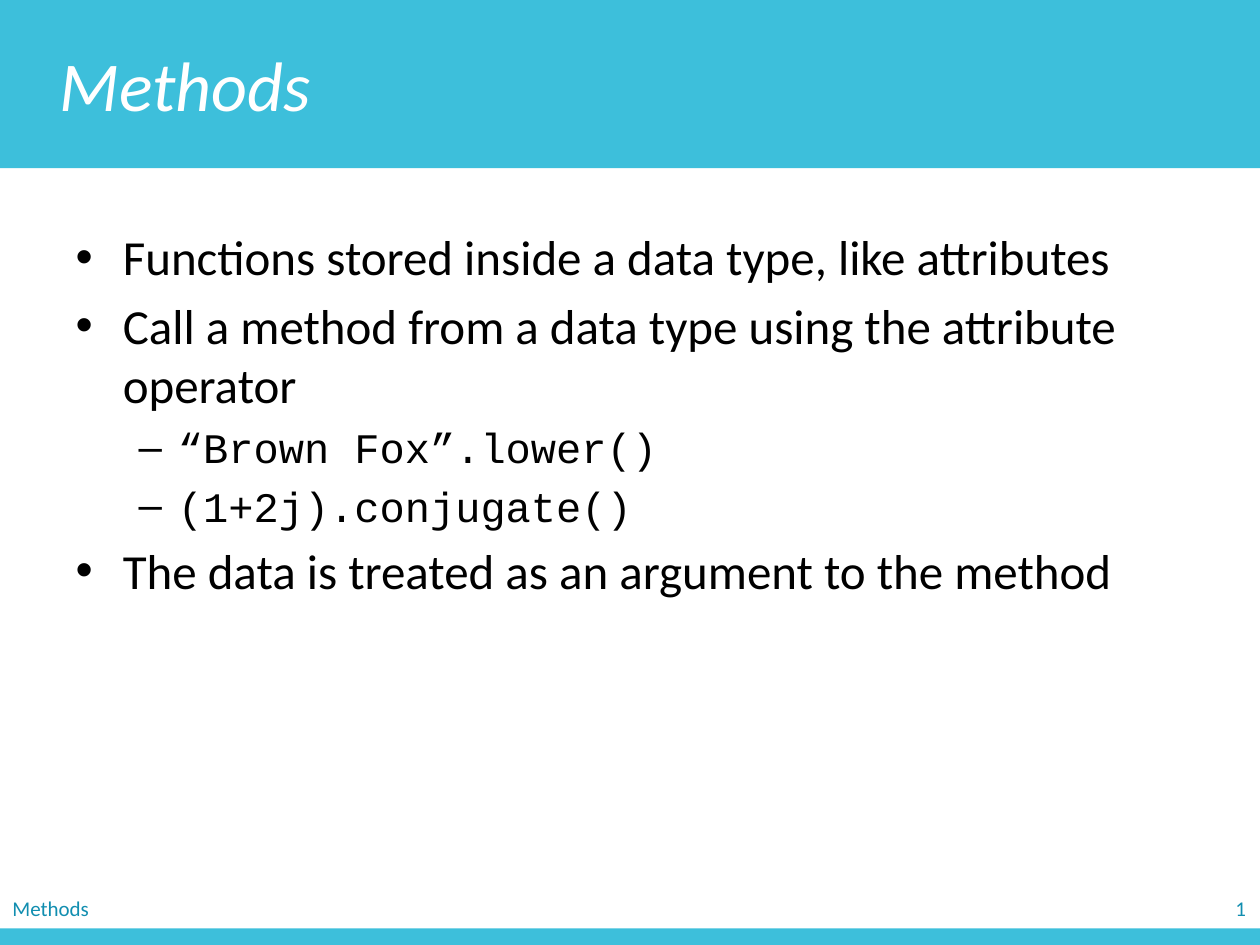
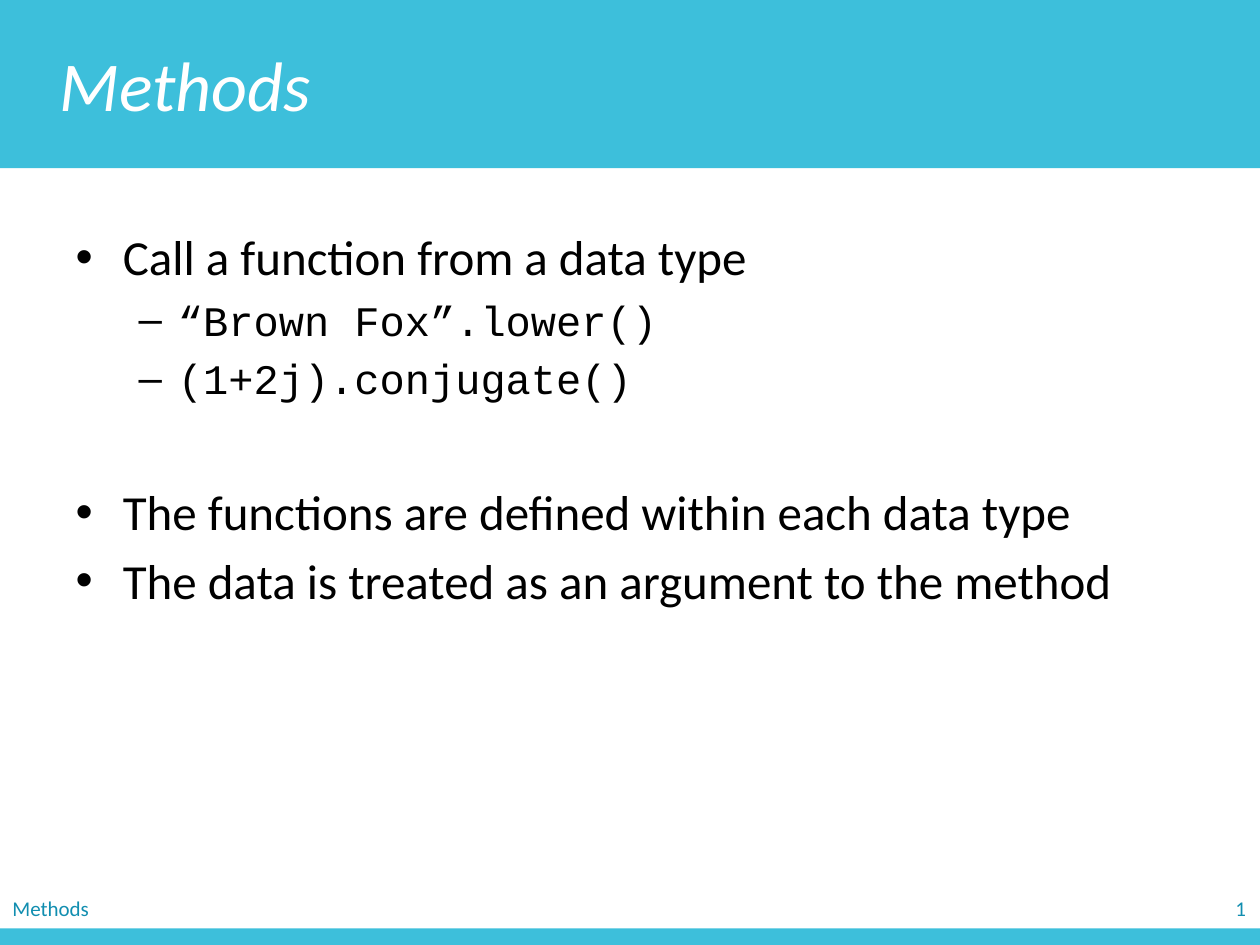
Before and after one commit to zichengliao/zuics101-fa17, a slide deck: slide 3 of lectures/lec06/lec06.pptx (slide 24 before the commit). Drawn at 1260x945 pixels with LibreOffice and Linux fonts; fonts in the diff are those of the drawing. Boxes give left, top, right and bottom in pixels: in the first picture for what was removed or moved away, otherwise in the second. Text is boxed around its words. In the diff, an @@ line names an element or a change of style, - is before the commit and + after.

```diff
--- a/lectures/lec06/lec06.pptx
+++ b/lectures/lec06/lec06.pptx
@@ text at [123, 241, 747, 283]: text changed @@
-• Functions stored inside a data type, like attributes
-• Call a method from a data type using the attribute operator
+• Call a function from a data type
@@ text at [123, 496, 1071, 538]: paragraph added @@
+• The functions are defined within each data type
```
Also in this commit, not shown: 10 other slides changed, 1 slide added, 3 slides removed, 3 other files.
